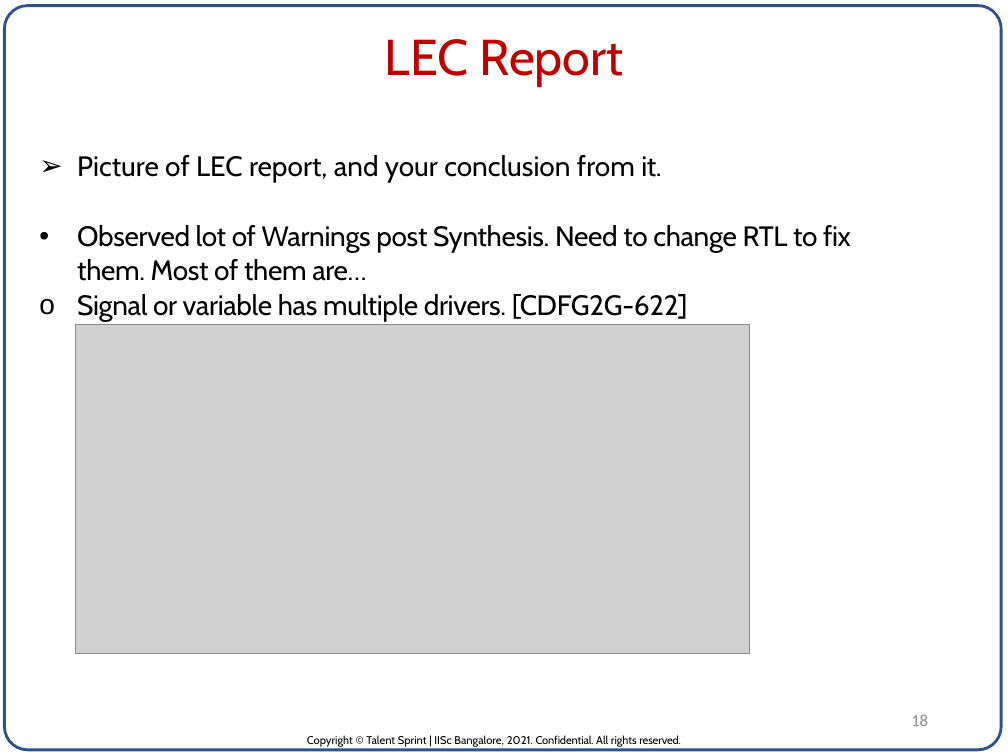
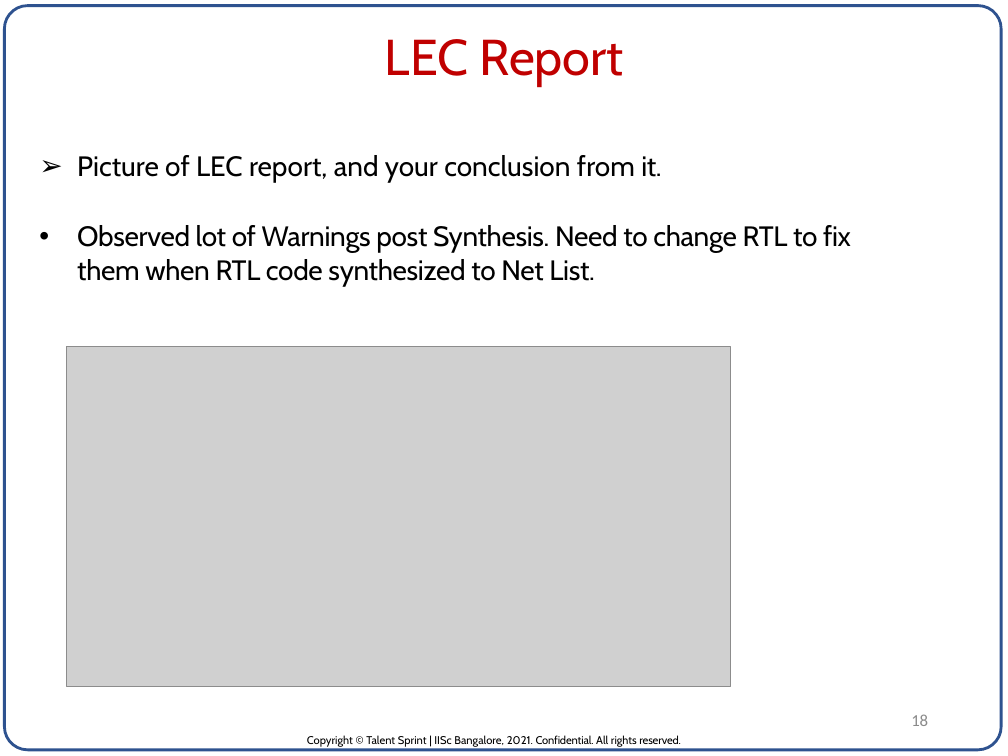
Before and after one commit to pvrajeshkumar/IISC_DVLSI_ML_Project, a slide deck: slide 18 of Project_Report/ASIC for Neural Network inference_P_V_Rajesh_Kumar.pptx. Drawn at 1008x756 pixels with LibreOffice and Linux fonts; fonts in the diff are those of the drawing; grey boxes stand for pictures. Boxes give left, top, right and bottom in pixels: in the first picture for what was removed or moved away, otherwise in the second. Text is boxed around its words. In the diff, an @@ line names an element or a change of style, - is before the commit and + after.

Commit message:
Changed code with TASK & added Syntesis + LEC reports.

```diff
--- a/Project_Report/ASIC for Neural Network inference_P_V_Rajesh_Kumar.pptx
+++ b/Project_Report/ASIC for Neural Network inference_P_V_Rajesh_Kumar.pptx
@@ text at box(77, 225, 851, 287): text changed @@
-• Observed lot of Warnings post Synthesis. Need to change RTL to fix them. Most of them are…
-o Signal or variable has multiple drivers. [CDFG2G-622]
+• Observed lot of Warnings post Synthesis. Need to change RTL to fix them when RTL code synthesized to Net List.
@@ picture: place and size @@
-picture at box(76, 325, 750, 654)
+picture at box(67, 346, 730, 686)
```
Also in this commit, not shown: 2 other slides changed, 4 other files.
